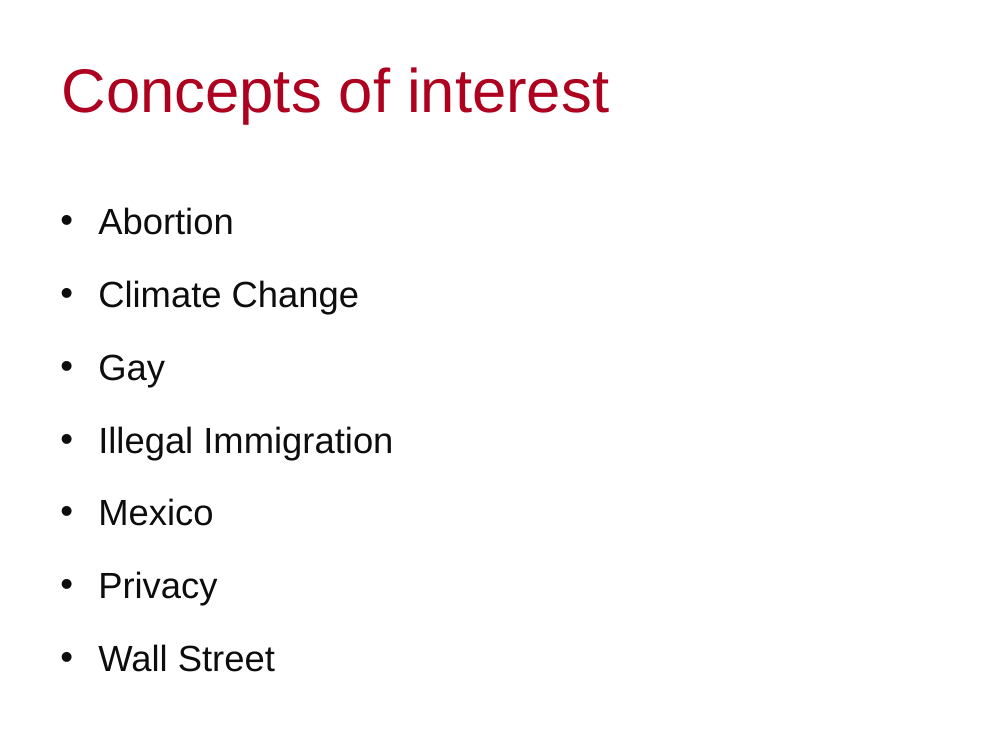
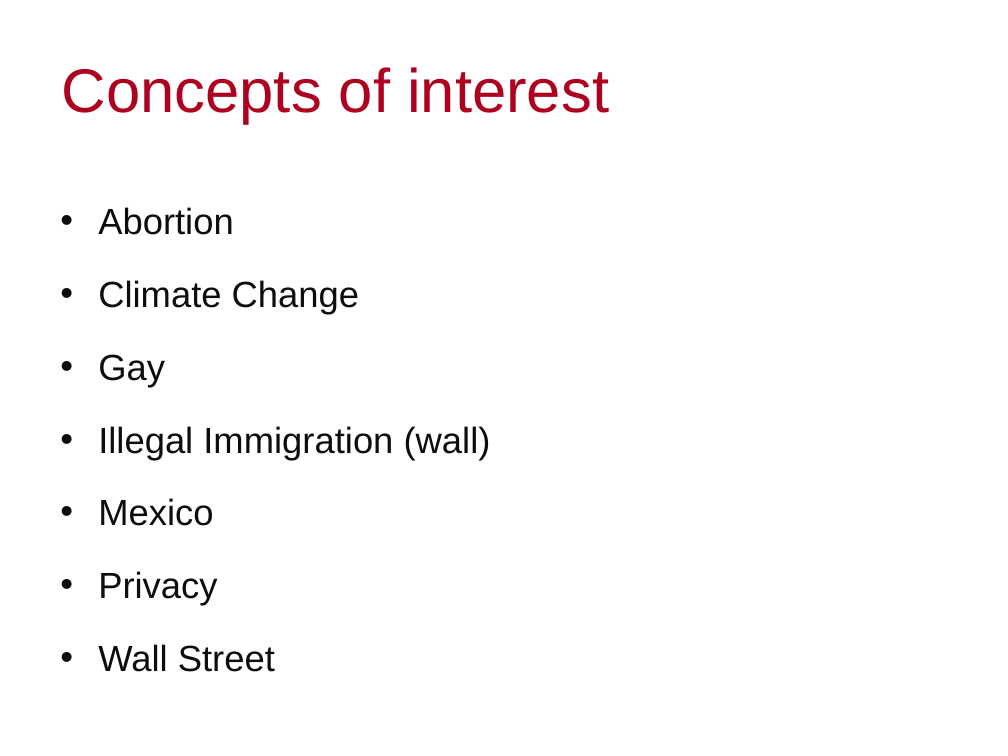
Before and after one commit to Zala/textMining, a slide deck: slide 3 of Presentation.pptx (slide 4 before the commit). Drawn at 1008x756 pixels with LibreOffice and Linux fonts; fonts in the diff are those of the drawing; background and template pictures are left out. Boxes give left, top, right and bottom in pixels: in the first picture for what was removed or moved away, otherwise in the second. Text is boxed around its words. In the diff, an @@ line names an element or a change of style, - is before the commit and + after.

Commit message:
updates

```diff
--- a/Presentation.pptx
+++ b/Presentation.pptx
@@ text at bbox=[98, 426, 491, 460]: text changed @@
-• Illegal Immigration
+• Illegal Immigration (wall)
```
Also in this commit, not shown: 4 other slides changed.
